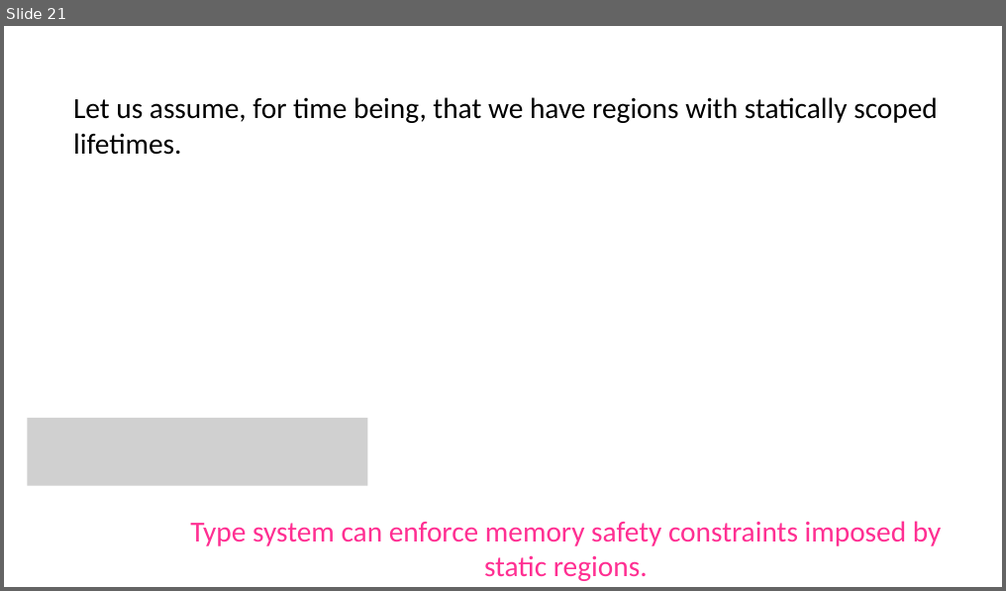
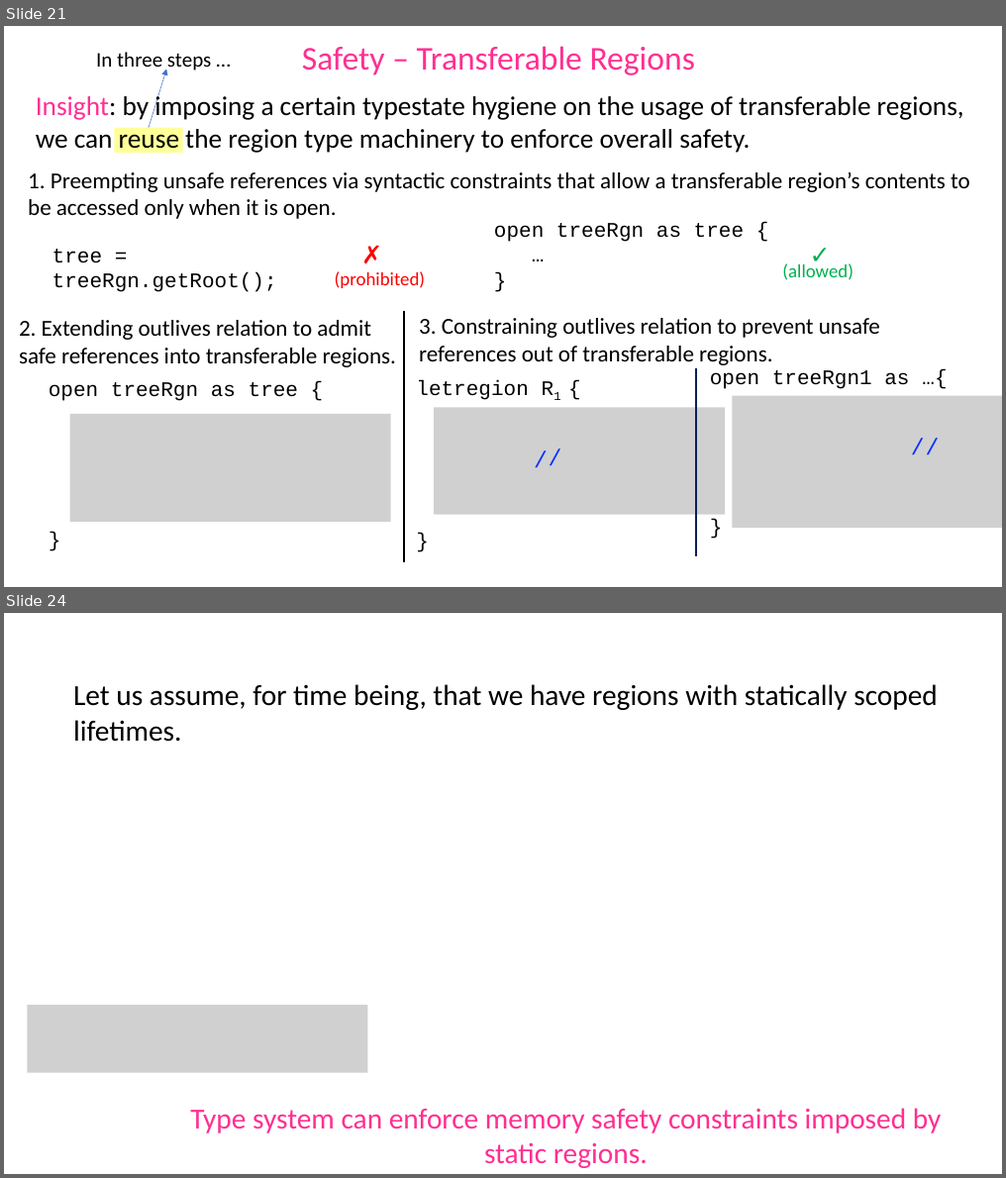
Before and after one commit to gowthamk/gowthamk.github.io, a slide deck: docs/ECOOP18.pptx. Shown one above the other, each under a label of ours: slide 21 before the commit, slides 21 and 24 after it; the slides between them are not shown. The pictures are 1006x591 and 1006x1178 pixels, drawn with LibreOffice and Linux fonts; fonts in the diff are those of the drawing; grey boxes stand for pictures. Boxes give left, top, right and bottom in pixels: in the first picture for what was removed or moved away, otherwise in the second. Text is boxed around its words. In the diff, an @@ line names an element or a change of style, - is before the commit and + after.

```diff
--- a/docs/ECOOP18.pptx
+++ b/docs/ECOOP18.pptx
@@ slide 21 added at bbox=[4, 26, 1002, 587], background #FFFFFF @@
@@ text added at bbox=[96, 52, 211, 71], 20 pt, text #000000 @@
+In three steps …
@@ text added at bbox=[302, 46, 695, 76], 32 pt, text #FF2F92 @@
+Safety – Transferable Regions
@@ arrow added from (149, 128) to (166, 69), #4472C4 0.5 pt @@
@@ text added at bbox=[36, 92, 964, 154], 26 pt, text #000000 @@
+Insight: by imposing a certain typestate hygiene on the usage of transferable regions, we can reuse the region type machinery to enforce overall safety.
@@ rectangle added at bbox=[114, 128, 182, 153], fill #FFFF00 at 40% opacity @@
@@ text added at bbox=[28, 173, 970, 219], 22 pt, text #000000 @@
+1. Preempting unsafe references via syntactic constraints that allow a transferable region’s contents to be accessed only when it is open.
@@ text added at bbox=[494, 223, 744, 242], 20 pt, text #000000 @@
+open treeRgn as tree {
+…
+}
@@ text added at bbox=[53, 249, 277, 292], 20 pt, text #000000 @@
+tree = treeRgn.getRoot();
@@ text added at bbox=[354, 236, 394, 274], 24 pt, text #FF0000 @@
+✗
@@ text added at bbox=[802, 236, 843, 274], 24 pt, text #00B050 @@
+✓
@@ text added at bbox=[335, 272, 425, 288], 18 pt, text #FF0000 @@
+(prohibited)
@@ text added at bbox=[782, 264, 853, 280], 18 pt, text #00B050 @@
+(allowed)
@@ text added at bbox=[19, 320, 396, 368], 22 pt, text #000000 @@
+2. Extending outlives relation to admit safe references into transferable regions.
@@ line added from (405, 310) to (405, 563), #000000 1.75 pt @@
@@ text added at bbox=[419, 318, 880, 366], 22 pt, text #000000 @@
+3. Constraining outlives relation to prevent unsafe references out of transferable regions.
@@ text added at bbox=[49, 382, 298, 401], 20 pt, text #000000 @@
+open treeRgn as tree {
+}
@@ picture added at bbox=[70, 414, 391, 522] @@
@@ group added at bbox=[416, 380, 725, 515]: 3 texts, 1 picture @@
+letregion R1 {
+}
+/
+/
@@ group added at bbox=[696, 369, 1002, 557]: 3 texts, 1 picture, 1 line @@
+open treeRgn1 as …{
+}
+/
+/
@@ what was slide 21 is now slide 24 @@
```
Also in this commit, not shown: 8 slides changed, 3 other slides added, 1 slide removed.
